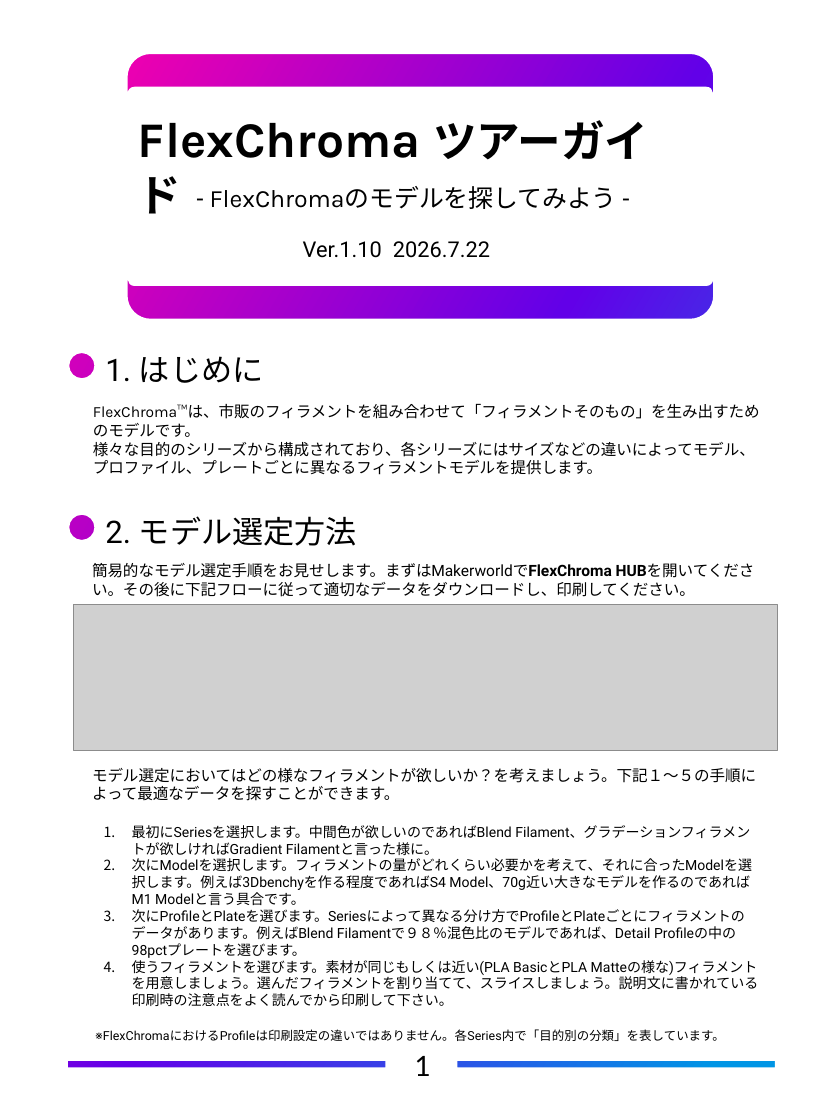
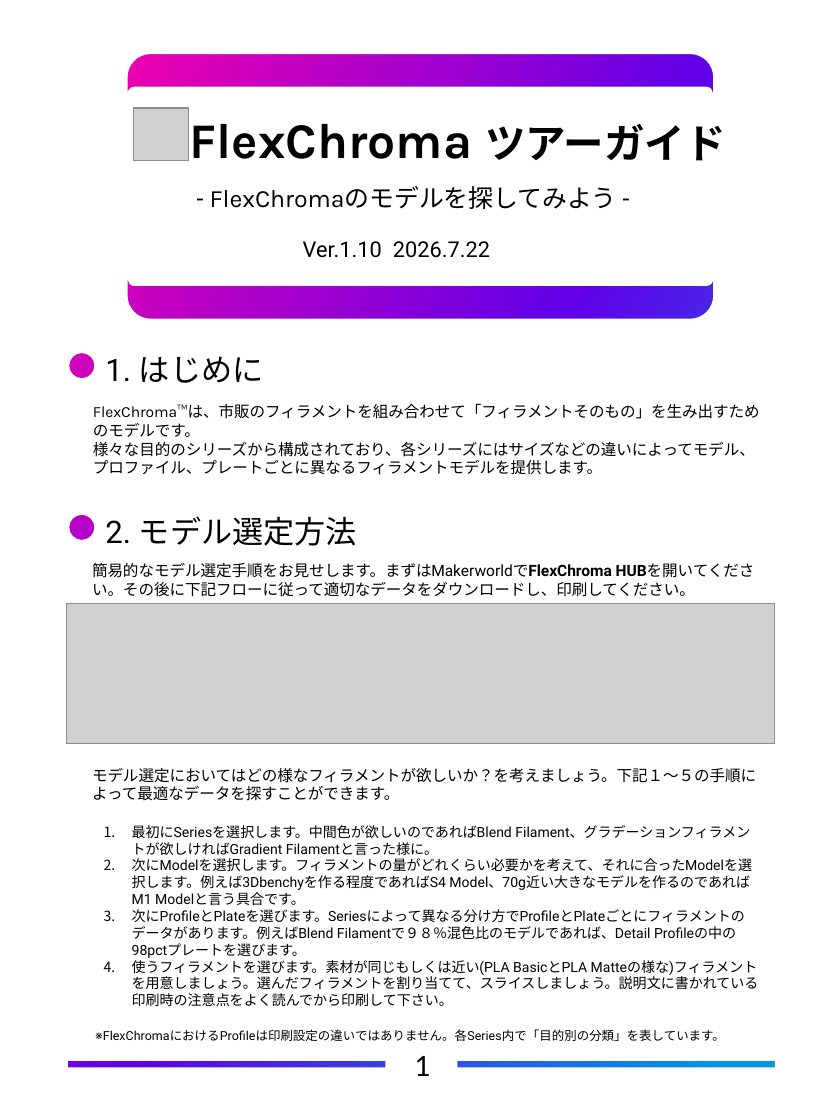
Before and after one commit to FlexChromaHQ/FlexChroma, a slide deck: slide 5 of Documents/Original/FlexChroma_Tour_Guide_JP.pptx. Drawn at 840x1120 pixels with LibreOffice and Linux fonts; fonts in the diff are those of the drawing; grey boxes stand for pictures. Boxes give left, top, right and bottom in pixels: in the first picture for what was removed or moved away, otherwise in the second. Text is boxed around its words. In the diff, an @@ line names an element or a change of style, - is before the commit and + after.

```diff
--- a/Documents/Original/FlexChroma_Tour_Guide_JP.pptx
+++ b/Documents/Original/FlexChroma_Tour_Guide_JP.pptx
@@ picture added at bbox=[133, 108, 188, 160] @@
@@ text "FlexChroma ツアーガイド": place and size @@
-text "FlexChroma ツアーガイド" at bbox=[138, 120, 648, 214]
+text "FlexChroma ツアーガイド" at bbox=[189, 124, 725, 161]
@@ text "FlexChroma ツアーガイド" at bbox=[189, 124, 725, 161]: size 28 to 26 pt in "ツアーガイド" @@
@@ picture: place and size @@
-picture at bbox=[74, 605, 777, 750]
+picture at bbox=[66, 604, 775, 744]
```
Also in this commit, not shown: 5 other slides changed, 4 other files.
